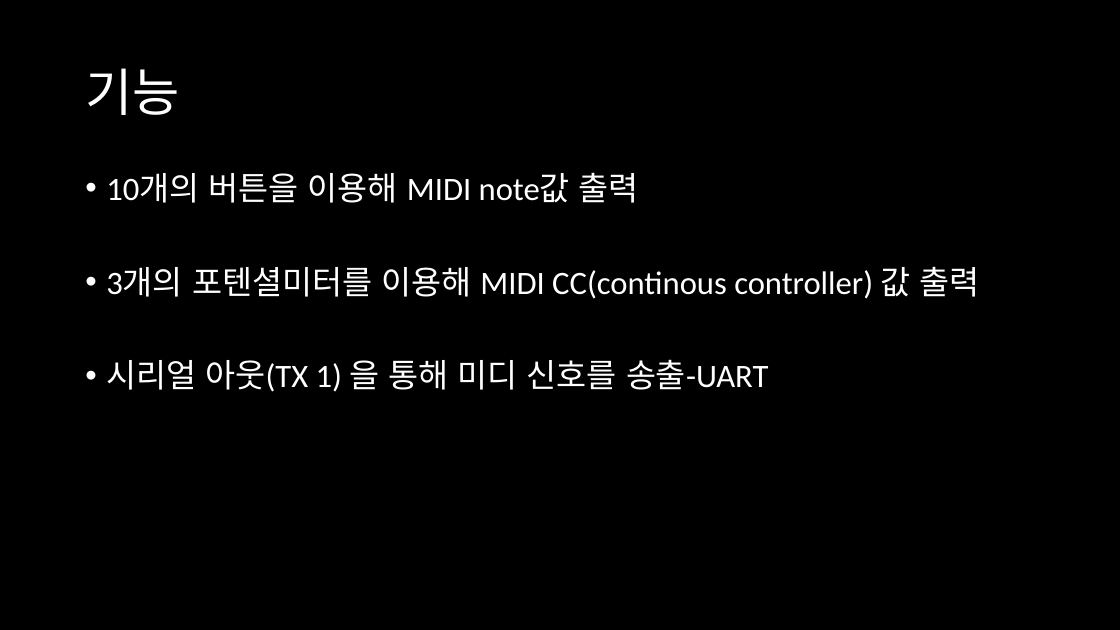
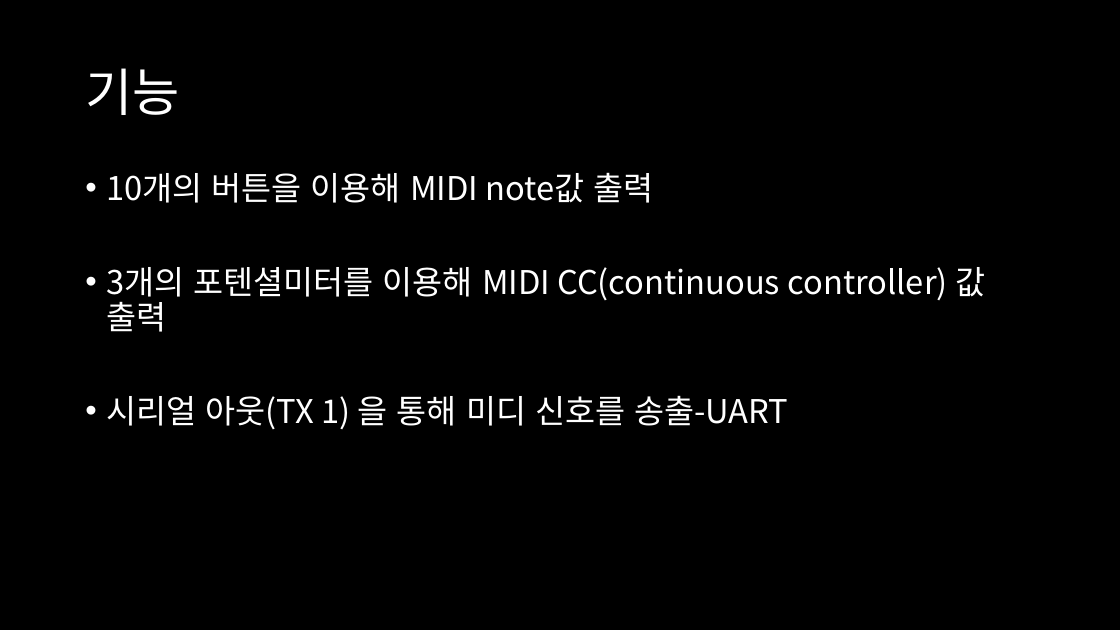
Before and after one commit to kutmicro/2015136111, a slide deck: slide 3 of Presentation_hivrid.pptx. Drawn at 1120x630 pixels with LibreOffice and Linux fonts; fonts in the diff are those of the drawing. Boxes give left, top, right and bottom in pixels: in the first picture for what was removed or moved away, otherwise in the second. Text is boxed around its words. In the diff, an @@ line names an element or a change of style, - is before the commit and + after.

```diff
--- a/Presentation_hivrid.pptx
+++ b/Presentation_hivrid.pptx
@@ text at [106, 172, 788, 429]: font Calibri to Noto Sans CJK KR in "10개의 버튼을 이용해 MIDI note값 출력", "시리얼 아웃(TX 1) 을 통해 미디 신호를 ..." @@
@@ text at [106, 267, 985, 332]: text changed; font Calibri to Noto Sans CJK KR @@
-• 3개의 포텐셜미터를 이용해 MIDI CC(continous controller) 값 출력
+• 3개의 포텐셜미터를 이용해 MIDI CC(continuous controller) 값 출력
```
Also in this commit, not shown: 7 other slides changed, 2 other files.
